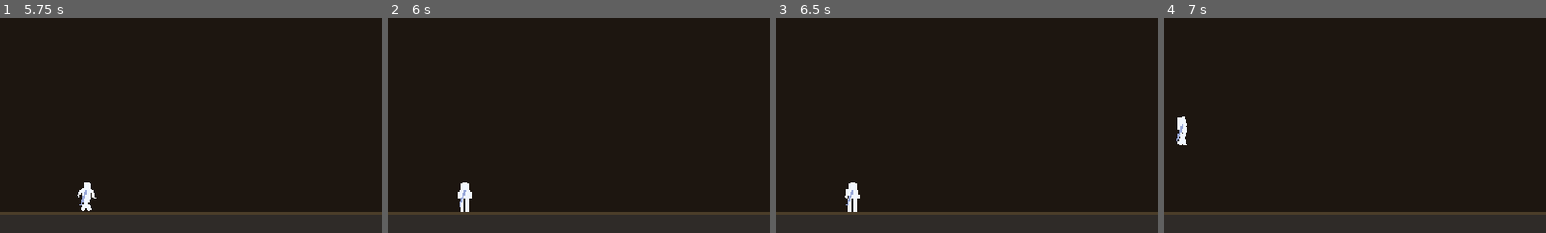
Above: before the commit, frames 1-4 (left to right).
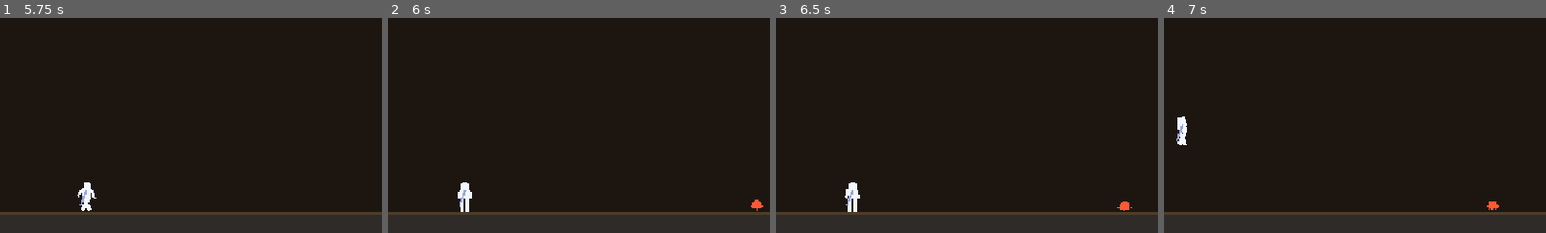
Above: after the commit, the same moments.

Repository: jeisenback/gooselamp-poc
Game: Godot game, scene res://scenes/Main.tscn
Two runs of this game, one before a commit and one after it. Both use one fixed random seed, a clock stepped at 60 frames per second and the inputs below.
Inputs (mouse positions are % of the whole screen's width and height, from its top left):
- Up to frame 1 (5.75 s): tap Enter at 0.5 s; move the mouse to (72, 45) at 0.52 s; hold D (move_right) 0.53-1.25 s; hold Space (jump) 0.53-1.25 s; click (72, 45) at 0.67 s; drag from (30, 55) to (33, 85) at 1.27 s; move the mouse to (60, 28) at 2.02 s; hold A (move_left) 2.03-2.75 s; hold Shift (grab) 2.03-2.75 s; tap Space (jump) at 2.3, 5, 5.3 s; drag from (45, 70) to (5, 61) at 2.77 s; move the mouse to (80, 65) at 3.52 s; hold D (move_right) 3.53-4.25 s; hold Space (jump) 3.53-4.25 s; drag from (20, 35) to (83, 50) at 4.27 s; move the mouse to (55, 50) at 5.02 s; hold D (move_right) from 5.03 s (still down); hold Shift (grab) from 5.03 s (still down); click (55, 50) at 5.17 s
- Up to frame 2 (6 s): release D (move_right) at 5.75 s; release Shift (grab) at 5.75 s; drag from (35, 25) to (25, 85) at 5.77 s
- Up to frame 3 (6.5 s): no input
- Up to frame 4 (7 s): move the mouse to (72, 45) at 6.52 s; hold A (move_left) from 6.53 s (still down); hold Space (jump) from 6.53 s (still down)
The pictures show only the part of the screen within x 50-100%, y 50-100%; the shares and areas given below are measured in that part.

Frame 1 is identical in both runs. In frame 2, less than 0.1% of the frame differs, in the area x 95-99%, y 84-90%; in frame 3, 0.1%, in the area x 89-94%, y 85-90%; in frame 4, less than 0.1%.

Commit message:
Review fixes: enemies keep to their rooms; the backstop watches the body's centre; reset bumps the version
With every spawner live and doorways shared, pursuit walked the Warden out
of the Control Room within fifteen seconds of the ring going off, and
drones into the Locker; mites crawled along floors that now run on into
the next room. An enemy has a home room: it hunts only a player inside it,
the Warden holds its wind-up with nobody there, and a mite turns back at
its room's edge.

The backstop no longer reads the exits' areas, which in a shared doorway
reach into the neighbour and set back a player merely standing there. It
fires when the body's centre moves from one room's bounds into another's
along an edge the state shuts. Game counts its firings; the door test
asserts none and presses jump at every shut door.

WorldState.reset returned the version to 0, so a reset followed by the
same flips could land on a number a compartment had already seen, leaving
a door in its old state. A reset now bumps the version like any change.

Co-Authored-By: Claude Fable 5.1 <noreply@anthropic.com>
Claude-Session: https://claude.ai/code/session_012EQo3T3qMdBRqhJainQqiA

Diff:
--- a/scripts/enemy.gd
+++ b/scripts/enemy.gd
@@ -15,11 +15,16 @@
 var staggered_for: float = 0.0
 var tracker := CompartmentTracker.new()
 var dead: bool = false
+var home: Room = null       # the room this spawned in; an enemy never hunts outside it
 
 func _ready() -> void:
 	add_to_group(Groups.HITTABLE)
 	add_to_group(Groups.ENEMY)
 	add_to_group(Groups.BOUNCY)
+	var node := get_parent()
+	while node != null and not node is Room:
+		node = node.get_parent()
+	home = node as Room
 
 func _physics_process(delta: float) -> void:
 	if dead:
@@ -92,11 +97,15 @@
 	died.emit()
 	queue_free()
 
-## The nearest player, or null.
+## The nearest player inside the home room, or null. The section is one
+## scene with shared doorways: pursuit across it would walk an enemy out of
+## its room, the Warden out of its arena.
 func nearest_player() -> Player:
 	var best: Player = null
 	var best_distance := INF
 	for node in get_tree().get_nodes_in_group(Groups.PLAYER):
+		if home != null and not home.bounds().has_point(node.global_position):
+			continue
 		var d: float = global_position.distance_to(node.global_position)
 		if d < best_distance:
 			best = node
--- a/scripts/exit.gd
+++ b/scripts/exit.gd
@@ -1,29 +1,18 @@
 class_name Exit extends Area2D
 
-## A doorway out of a room. Emits `crossed` every physics frame a Player
-## overlaps it; the Game decides whether to swap rooms. Only a Player body
-## counts: enemies and shots drifting through do nothing. The area sits in
-## the hull and reaches outward, never past the hull's inner face, so a
-## player pressed against a shut door (which stands proud of that face) is
-## not in it.
+## A doorway out of a room: where a player placed through it arrives, and
+## the point the graph's backstop sets a leaked body back to. The area sits
+## in the hull and reaches outward, never past the hull's inner face.
 
 const ARRIVAL_OFFSET := 48.0
 
 @export var exit_name: String = ""
 @export var inward: Vector2 = Vector2.RIGHT # unit vector pointing into the room
 
-signal crossed(exit: Exit)
-
 func _ready() -> void:
 	inward = inward.normalized()
 	$CollisionShape2D.position = -inward.rotated(-rotation) * 16.0 # the 64 px area spans the hull and 32 px outward
 
-func _physics_process(_delta: float) -> void:
-	for body in get_overlapping_bodies():
-		if body is Player:
-			crossed.emit(self)
-			return
-
 ## Where a player arriving through this exit is placed: just inside the room.
 func arrival_point() -> Vector2:
 	return global_position + inward * ARRIVAL_OFFSET
--- a/scripts/game.gd
+++ b/scripts/game.gd
@@ -11,6 +11,8 @@
 var current: Room = null
 var player: Player
 var _camera_reset_ticks: int = 0            # after a teleport: ticks left of snapping the camera to the body
+var _centre_room: Room = null               # the room whose bounds hold the body's centre, for the backstop
+var backstops: int = 0                      # how often the backstop has set the player back; the door tests expect never
 
 @onready var camera: Camera2D = $Camera2D
 
@@ -21,13 +23,11 @@
 	section = Section.new()
 	add_child(section)
 	move_child(section, 0) # drawn under the player
-	for r in section.rooms():
-		for e in r.exits():
-			e.crossed.connect(_on_exit_crossed.bind(r))
 	if get_tree().current_scene == self:
 		start.call_deferred() # launched as the main scene; tests call start() or place() themselves
 
 func _physics_process(_delta: float) -> void:
+	_backstop()
 	camera.global_position = player.global_position
 	_sync_current() # the new room's limits first, so a reset lands inside them
 	if _camera_reset_ticks > 0:
@@ -103,30 +103,41 @@
 	# build never did for the first room, leaving the Dock in zero-g).
 	player.tracker.compartments.clear()
 	player.enter_compartment(r.compartment)
+	_centre_room = r
 	current = null
 	_sync_current()
 	player.reset_physics_interpolation() # no smear from where the player was
 	_snap_camera()
 
+## The room whose bounds hold a point. Rooms touch without overlapping, so
+## there is at most one.
+func _room_at(point: Vector2) -> Room:
+	for r in section.rooms():
+		if r.bounds().has_point(point):
+			return r
+	return null
+
 ## The backstop: the doors hold the player, but a gap in the geometry can
-## never cross an edge the graph forbids. A leak is a body whose centre is
-## past the hull's outer face and still moving out; it is set back inside
-## the doorway. In a shared doorway the body overlaps both rooms' exits, so
-## a body arriving through the open direction of a one-way edge is moving
-## inward for the shut exit and is left alone.
-func _on_exit_crossed(exit: Exit, room: Room) -> void:
+## never cross an edge the graph forbids. A leak is the body's centre moving
+## from one room's bounds into a neighbour's along an edge the state shuts;
+## the body is set back inside the doorway it left by. Standing in a shared
+## doorway, or arriving through the open direction of a one-way edge, moves
+## the centre along no shut edge and is left alone.
+func _backstop() -> void:
 	if player.dead:
 		return
-	var edge := WorldGraph.edge(room.room_name, exit.exit_name)
-	if edge.is_empty():
+	var now := _room_at(player.global_position)
+	if now == null or now == _centre_room:
 		return
-	var state := {"ring_on": WorldState.ring_on, "vents_open": WorldState.vents_open, "boss_down": WorldState.boss_down}
-	if WorldGraph.allows(edge[4], state):
-		return
-	var depth := (player.global_position - exit.global_position).dot(exit.inward) # negative: outward of the hull's centre
-	if depth < -16.0 and player.velocity.dot(exit.inward) <= 0.0:
-		player.global_position = exit.arrival_point()
-		player.velocity = Vector2.ZERO
+	if _centre_room != null:
+		var state := {"ring_on": WorldState.ring_on, "vents_open": WorldState.vents_open, "boss_down": WorldState.boss_down}
+		for e in WorldGraph.EDGES:
+			if e[0] == _centre_room.room_name and e[2] == now.room_name and not WorldGraph.allows(e[4], state):
+				player.global_position = _centre_room.exit_named(e[1]).arrival_point()
+				player.velocity = Vector2.ZERO
+				backstops += 1
+				return
+	_centre_room = now
 
 ## Loads the save, presets switches from launch options, places the player
 ## at the checkpoint (or the Dock), and shows the title once per launch.
@@ -150,5 +161,6 @@
 	var r := section.room(room_name if has_room(room_name) else WorldGraph.START)
 	player.tracker.compartments.clear()
 	player.enter_compartment(r.compartment)
+	_centre_room = r
 	_camera_reset_ticks = 2
 	return r.checkpoint()
--- a/scripts/mite.gd
+++ b/scripts/mite.gd
@@ -17,6 +17,9 @@
 	# Knockback is a one-frame shove, never a lasting velocity: the mite stays stuck.
 	global_position += velocity * delta
 	velocity = Vector2.ZERO
+	# Surfaces run on through doorways into the next room; a mite turns back at its room's edge.
+	if home != null and not home.bounds().grow(-RADIUS).has_point(global_position + tangent() * SPEED * delta):
+		turn = -turn
 	var collision := move_and_collide(tangent() * SPEED * delta)
 	if collision != null:
 		normal = collision.get_normal() # a concave corner: turn up the next face
--- a/scripts/warden.gd
+++ b/scripts/warden.gd
@@ -71,8 +71,8 @@
 			_repair(delta)
 		State.WINDUP:
 			velocity = Vector2.ZERO
-			if _timer <= 0.0:
-				var to_player := (player.global_position - global_position) if player != null else Vector2(_charge_direction.x, 0)
+			if _timer <= 0.0 and player != null: # nobody in the room: hold, never charge at a stale direction
+				var to_player := player.global_position - global_position
 				_charge_direction = to_player.normalized() if to_player != Vector2.ZERO else Vector2.RIGHT
 				_enter(State.CHARGE)
 		State.CHARGE:
--- a/scripts/world_state.gd
+++ b/scripts/world_state.gd
@@ -16,14 +16,15 @@
 static var version: int = 0               # bumps on every change; rooms poll it
 static var path_override: String = ""     # tests save here instead of SAVE_PATH
 
-## The start state, version 0.
+## The start state. A change like any other: the version bumps, never
+## returns to 0, so a room that saw an earlier number re-applies.
 static func reset() -> void:
 	ring_on = true
 	vents_open = false
 	boss_down = false
 	checkpoint = ""
 	visited = []
-	version = 0
+	version += 1
 
 static func set_ring(on: bool) -> void:
 	if ring_on != on:
--- a/tests/test_game.gd
+++ b/tests/test_game.gd
@@ -146,6 +146,7 @@
 			g.player.heal_full() # each edge on its own: mites met on earlier pushes do not carry over
 			g.place(e[0], e[1])
 			await physics_frames(2)
+			g.backstops = 0
 			var room := g.current
 			var exit := room.exit_named(e[1])
 			var inward: Vector2 = exit.inward
@@ -160,13 +161,23 @@
 			g.player.velocity = -inward * 220.0
 			g.player.input_override.aim = -inward
 			g.player.input_override.grab_held = false
+			var last := g.player.global_position
+			var biggest := 0.0
 			for i in range(frame_count(0.6)):
+				g.player.input_override.jump_pressed = i % 20 == 0 # in gravity, jump at the door: the lock must be taller than the jump
+				g.player.input_override.jump_held = i % 20 < 8
 				await physics_frames(1)
+				biggest = maxf(biggest, g.player.global_position.distance_to(last))
+				last = g.player.global_position
 				if g.player.in_zero_g():
 					g.player.velocity = -inward * 220.0
+			g.player.input_override.jump_pressed = false
+			g.player.input_override.jump_held = false
 			var label := "%s %s with ring_on=%s vents_open=%s boss_down=%s" % [e[0], e[1], state.ring_on, state.vents_open, state.boss_down]
 			assert_eq(g.current.room_name, e[0], "%s: stays in the room" % label)
 			assert_true(room.bounds().grow(-40.0).has_point(g.player.global_position), "%s: held well inside, at %s" % [label, g.player.global_position])
+			assert_eq(g.backstops, 0, "%s: held by the door, never by the backstop" % label)
+			assert_true(biggest < 40.0, "%s: no teleport of any kind (biggest step %f)" % [label, biggest])
 			assert_true(not g.player.dead, "%s: survived the push" % label)
 			g.player.input_override.aim = Vector2.ZERO
 
@@ -243,3 +254,37 @@
 	await physics_frames(frame_count(Player.DEATH_DELAY) + 6)
 	assert_true(not g.player.dead and g.player.health == Player.MAX_HEALTH, "alive and whole, health %d" % g.player.health)
 	assert_true(g.player.global_position.distance_to(g.current.checkpoint().spawn_point()) < 2.0, "at the airlock, not knocked off it")
+
+## Every spawner is live from the start and doorways are shared. An enemy
+## must stay in the room it spawned in: the Warden in its arena, drones out
+## of the Locker. With the ring off the Warden charges at the nearest
+## player; across the section that pursuit funnelled it out of the Control
+## Room's floor-level door within fifteen seconds.
+func test_enemies_stay_in_their_rooms_while_the_player_is_elsewhere() -> void:
+	var g := _game()
+	WorldState.set_ring(false)
+	g.place("Locker", "")
+	g.player.global_position = g.current.bounds().get_center()
+	await physics_frames(frame_count(20.0))
+	for enemy in tree.get_nodes_in_group(Groups.ENEMY):
+		var home: Room = enemy.home
+		assert_true(home != null, "%s has a home" % enemy.name)
+		if home != null:
+			assert_true(home.bounds().has_point(enemy.global_position), "%s stayed in %s, is at %s" % [enemy.name, home.room_name, enemy.global_position])
+	var warden := g.section.room("Control Room").find_children("*", "Warden", true, false)
+	assert_true(warden.size() == 1 and g.section.room("Control Room").bounds().has_point(warden[0].global_position), "the Warden is in its arena")
+
+## Standing in Spine East's own doorway, the body is inside the shut exit's
+## area on the Spine West side. It is not a leak and must not be set back.
+func test_standing_in_a_neighbour_s_doorway_is_not_a_leak() -> void:
+	var g := _game()
+	g.place("Spine East", "west")
+	await physics_frames(2)
+	var room := g.current
+	g.player.global_position = Vector2(room.global_position.x + 24.0, room.global_position.y + room.floor_y - 24.0) # in the hull band, on Spine East's floor
+	g.player.velocity = Vector2.ZERO
+	await physics_frames(2)
+	var at := g.player.global_position
+	await physics_frames(6)
+	assert_eq(g.current.room_name, "Spine East", "still Spine East")
+	assert_true(g.player.global_position.distance_to(at) < 1.0, "left where they stood, moved %f" % g.player.global_position.distance_to(at))
--- a/tests/test_world_state.gd
+++ b/tests/test_world_state.gd
@@ -7,13 +7,27 @@
 	assert_true(not WorldState.boss_down, "boss alive")
 	assert_eq(WorldState.checkpoint, "", "no checkpoint")
 	assert_eq(WorldState.visited.size(), 0, "nothing visited")
-	assert_eq(WorldState.version, 0, "version 0")
+
+## Rooms re-apply when the version differs from the one they last saw. A
+## reset that returned to version 0 let a reset followed by the same flips
+## land on a number a room had already seen, and the room kept stale doors.
+func test_reset_is_a_change_the_version_never_repeats() -> void:
+	WorldState.reset()
+	var seen := [WorldState.version]
+	WorldState.set_ring(false)
+	seen.append(WorldState.version)
+	WorldState.reset()
+	assert_true(not seen.has(WorldState.version), "a reset bumps the version, got %d after %s" % [WorldState.version, seen])
+	seen.append(WorldState.version)
+	WorldState.set_ring(false)
+	assert_true(not seen.has(WorldState.version), "the flips after it never repeat a number, got %d after %s" % [WorldState.version, seen])
 
 func test_setters_bump_version_only_on_change() -> void:
+	var v0 := WorldState.version
 	WorldState.set_ring(true)
-	assert_eq(WorldState.version, 0, "same value: no bump")
+	assert_eq(WorldState.version, v0, "same value: no bump")
 	WorldState.set_ring(false)
-	assert_eq(WorldState.version, 1, "changed: bump")
+	assert_eq(WorldState.version, v0 + 1, "changed: bump")
 	WorldState.flip("vents")
 	assert_true(WorldState.vents_open, "flip opens")
 	assert_eq(WorldState.switch_state("vents"), true, "switch_state reads it")
@@ -21,7 +35,7 @@
 	WorldState.visit("Dock")
 	WorldState.visit("Dock")
 	assert_eq(WorldState.visited.size(), 1, "visit is idempotent")
-	assert_eq(WorldState.version, 3, "ring, vents, one visit")
+	assert_eq(WorldState.version, v0 + 3, "ring, vents, one visit")
 
 func test_save_and_load_round_trip() -> void:
 	WorldState.set_ring(false)
